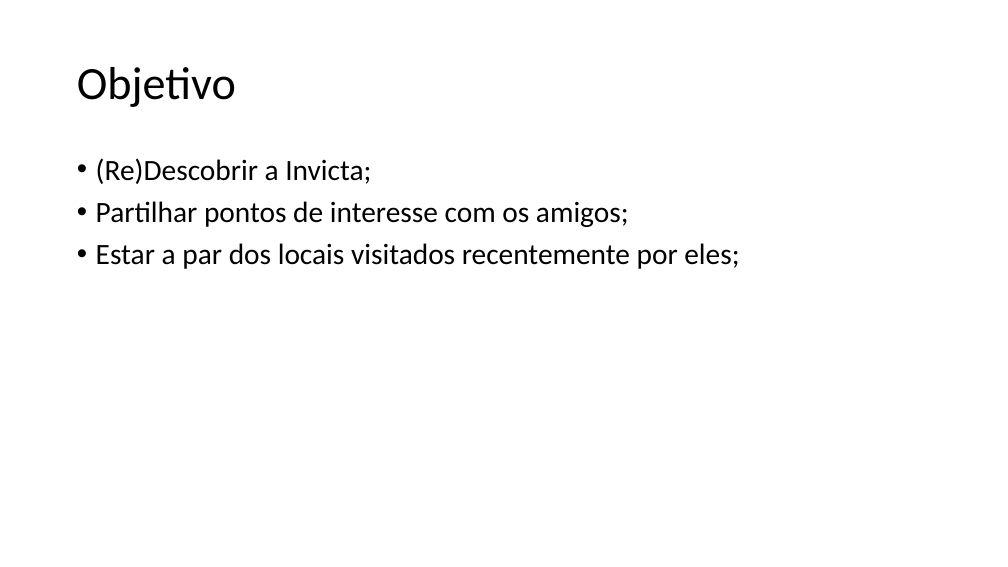
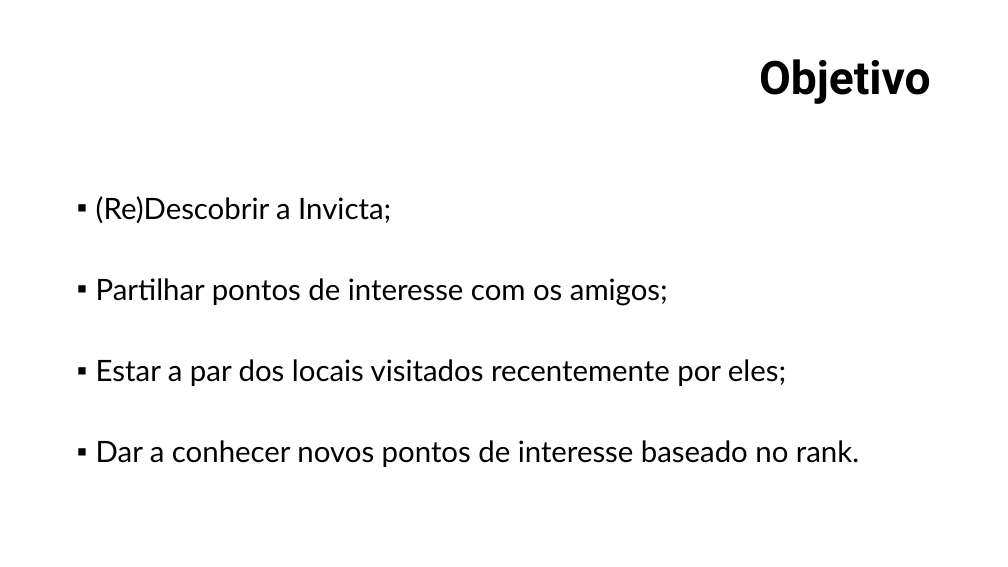
Before and after one commit to gtugablue/iseeporto, a slide deck: slide 3 of Documents/Apresentação.pptx. Drawn at 1008x567 pixels with LibreOffice and Linux fonts; fonts in the diff are those of the drawing; background and template pictures are left out. Boxes give left, top, right and bottom in pixels: in the first picture for what was removed or moved away, otherwise in the second. Text is boxed around its words. In the diff, an @@ line names an element or a change of style, - is before the commit and + after.

```diff
--- a/Documents/Apresentação.pptx
+++ b/Documents/Apresentação.pptx
@@ text "Objetivo" at (x1=759, y1=59, x2=931, y2=104): font Calibri to Roboto, bold on; alignment left to right @@
@@ text at (x1=96, y1=196, x2=786, y2=386): font Calibri to Lato in "(Re)Descobrir a Invicta;", "Partilhar pontos de interesse com os amigos;", "Estar a par dos locais visitados recentemente ..."; bullet • to ▪; line spacing 0.9 to 2 @@
@@ text at (x1=96, y1=440, x2=859, y2=467): paragraph added @@
+▪ Dar a conhecer novos pontos de interesse baseado no rank.
```
Also in this commit, not shown: 3 other slides changed, 2 slides added, 1 slide removed, 1 other file.
